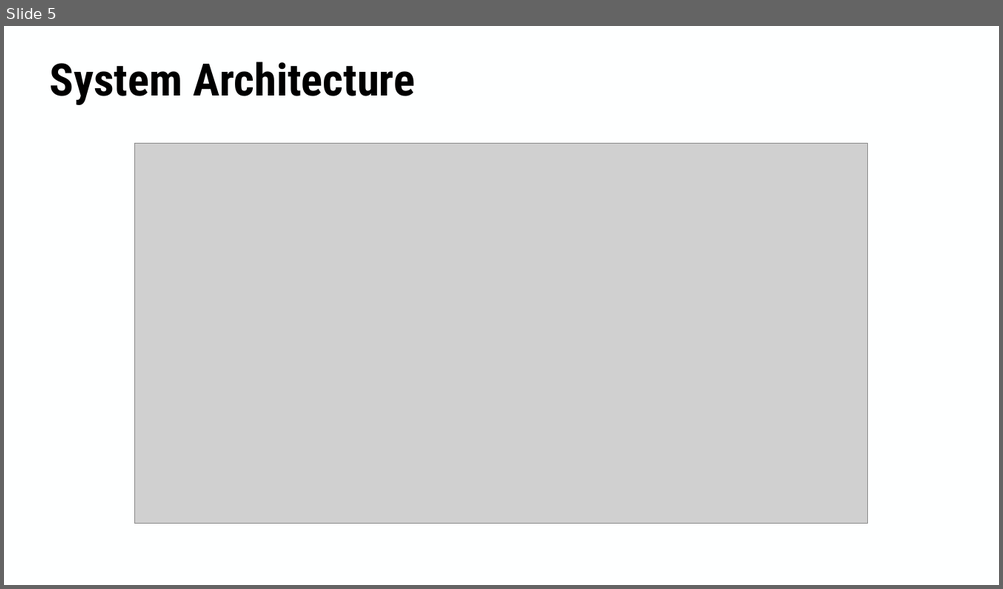
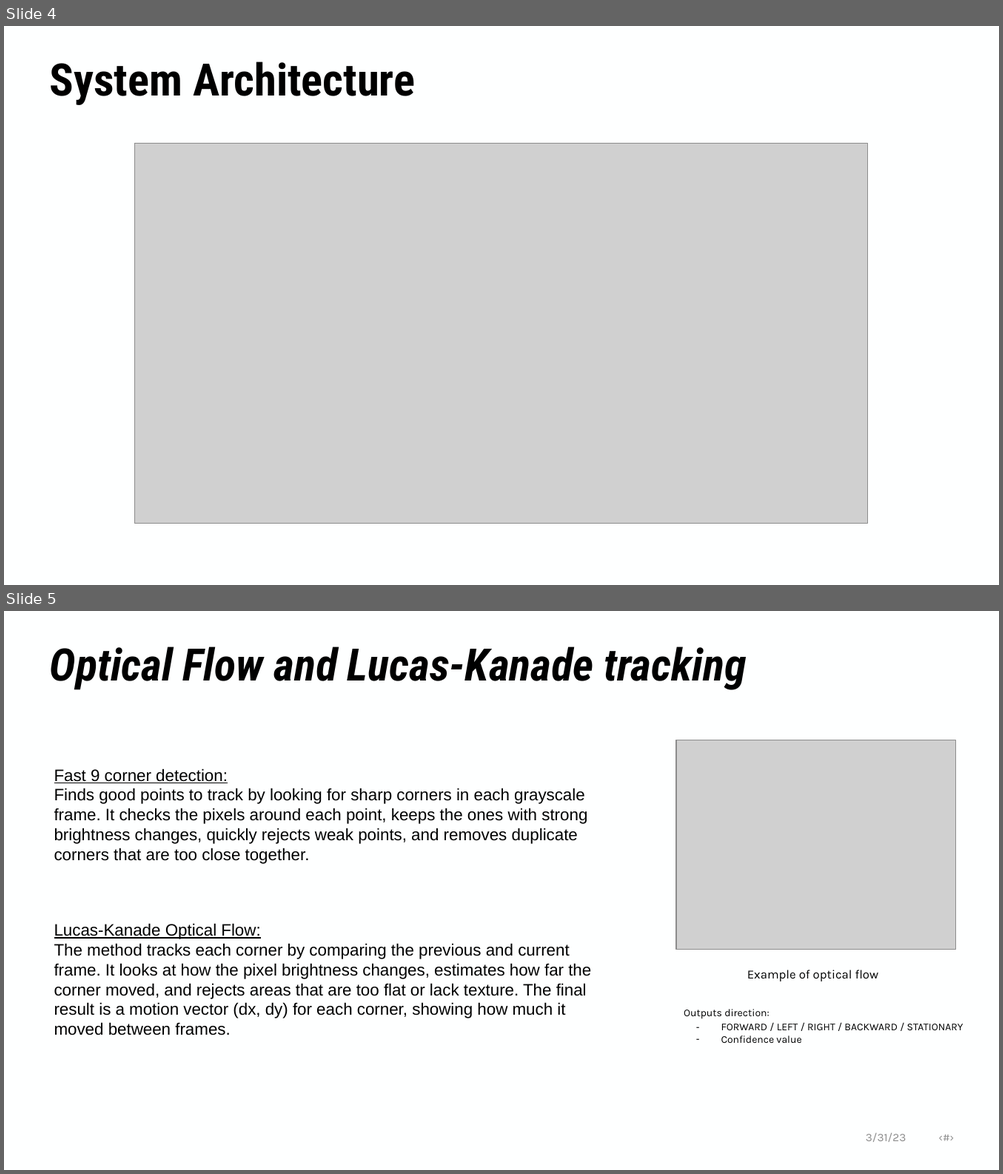
Before and after one commit to PhillippGery/esp32-vio-drift, a slide deck: 80_Docu/DRIFT_Presi.pptx. Shown one above the other, each under a label of ours: slide 5 before the commit, slides 4 and 5 after it. The pictures are 1003x589 and 1003x1174 pixels, drawn with LibreOffice and Linux fonts; fonts in the diff are those of the drawing; grey boxes stand for pictures; background and template pictures are left out. Boxes give left, top, right and bottom in pixels: in the first picture for what was removed or moved away, otherwise in the second. Text is boxed around its words. In the diff, an @@ line names an element or a change of style, - is before the commit and + after.

Commit message:
REport with Results

```diff
--- a/80_Docu/DRIFT_Presi.pptx
+++ b/80_Docu/DRIFT_Presi.pptx
@@ slide 5 added at [4,611,999,1170], background #FEFFFF @@
@@ title added at [50,647,745,690], 43.2 pt, text #000000, bold, italic @@
+Optical Flow and Lucas-Kanade tracking
@@ picture added at [676,740,956,950] @@
@@ text added at [54,769,587,864], 16 pt, text #000000 @@
+Fast 9 corner detection:
+Finds good points to track by looking for sharp corners in each grayscale frame. It checks the pixels around each point, keeps the ones with strong brightness changes, quickly rejects weak points, and removes duplicate corners that are too close together.
@@ text added at [54,923,591,1036], 16 pt, text #000000 @@
+Lucas-Kanade Optical Flow:
+The method tracks each corner by comparing the previous and current frame. It looks at how the pixel brightness changes, estimates how far the corner moved, and rejects areas that are too flat or lack texture. The final result is a motion vector (dx, dy) for each corner, showing how much it moved between frames.
@@ text added at [747,970,879,982], 12 pt, text #000000 @@
+Example of optical flow
@@ text added at [683,1009,963,1043], 10 pt, text #000000 @@
+Outputs direction:
+– FORWARD / LEFT / RIGHT / BACKWARD / STATIONARY
+– Confidence value
@@ text added at [865,1133,906,1142], 11 pt, text #8C8C8C @@
+3/31/23 ‹#›
@@ what was slide 5 is now slide 4 @@
```
Also in this commit, not shown: 5 slides changed, 2 other slides added, 2 slides removed, 8 other files.
